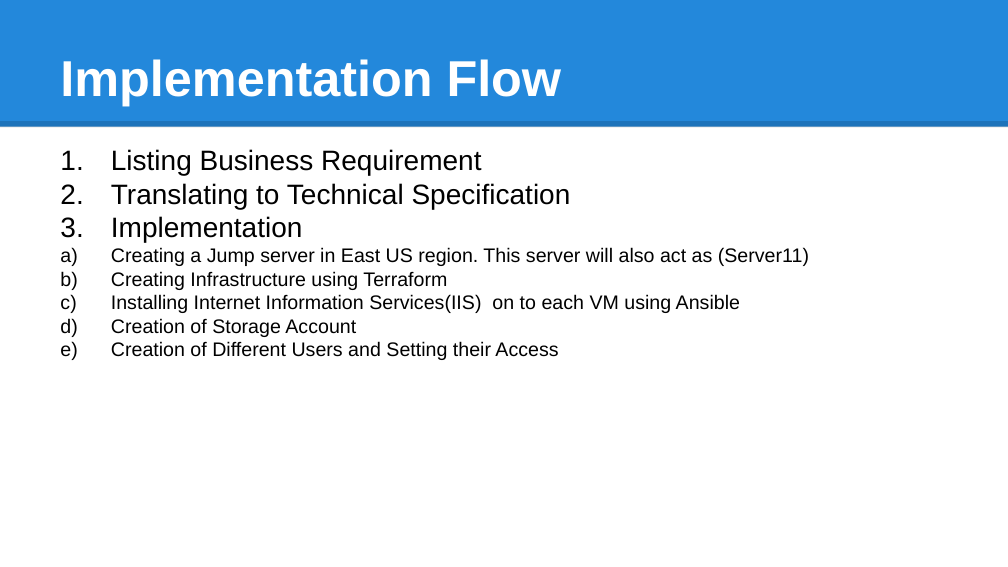
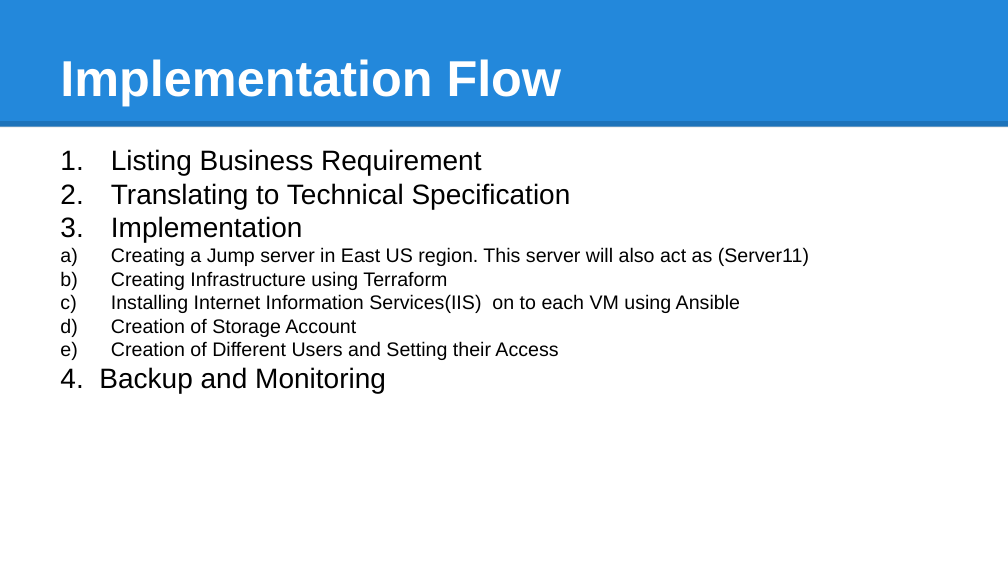
Before and after one commit to singh-tejinder/AzureProject, a slide deck: slide 8 of AzureCase_TM_coe_updated.pptx. Drawn at 1008x567 pixels with LibreOffice and Linux fonts; fonts in the diff are those of the drawing. Boxes give left, top, right and bottom in pixels: in the first picture for what was removed or moved away, otherwise in the second. Text is boxed around its words. In the diff, an @@ line names an element or a change of style, - is before the commit and + after.

```diff
--- a/AzureCase_TM_coe_updated.pptx
+++ b/AzureCase_TM_coe_updated.pptx
@@ text at [60,367,386,394]: paragraph added @@
+        4. Backup and Monitoring
```
Also in this commit, not shown: 3 other slides changed, 3 slides added, 1 slide removed.
